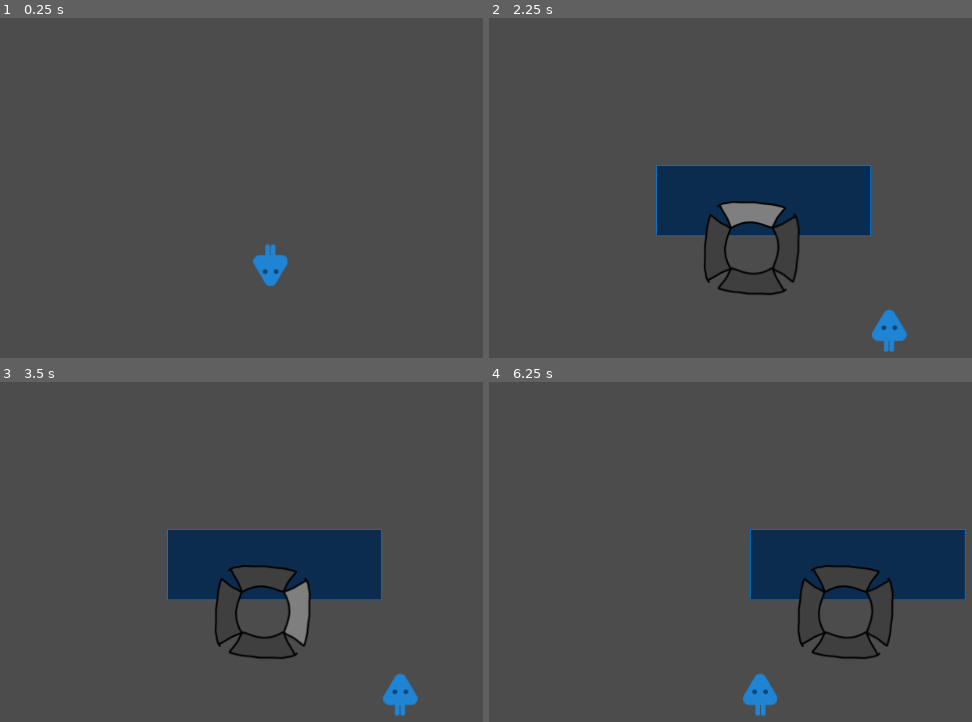
Above: before the commit, frames 1-4 (two rows, left to right).
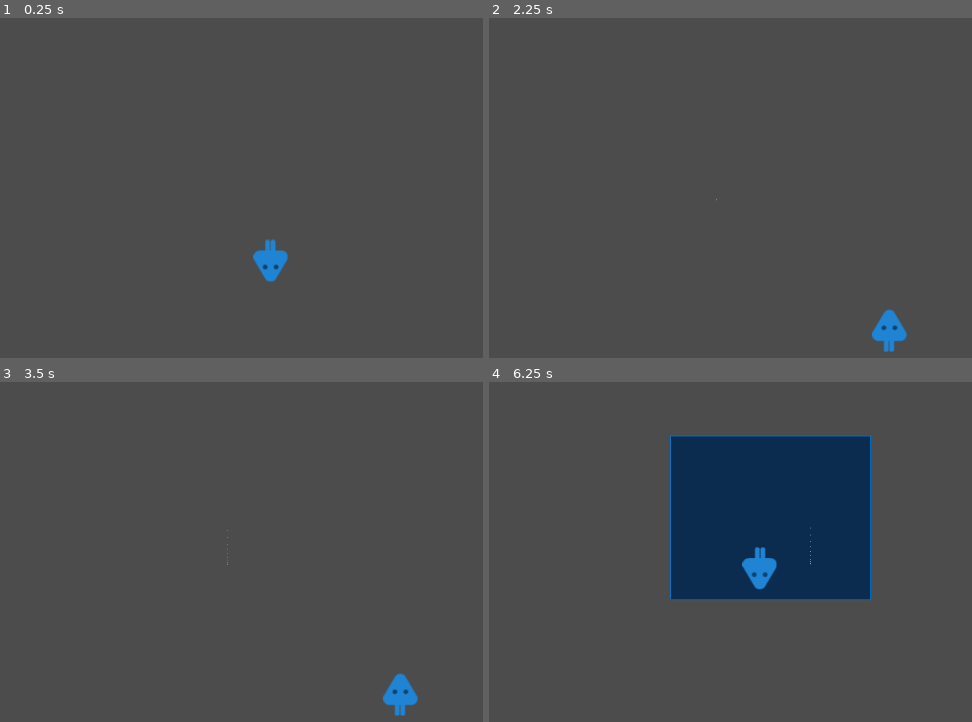
Above: after the commit, the same moments.

Repository: ojas-sanghi/FBLA-puzzle
Game: Godot game, scene res://src/TestScene.tscn
Two runs of this game, one before a commit and one after it. Both use one fixed random seed, a clock stepped at 60 frames per second and the inputs below.
Inputs (mouse positions are in pixels of both pictures, inside the frame that each line leads up to):
- Up to frame 1 (0.25 s): no input
- Up to frame 2 (2.25 s): move the mouse to (outside the picture) at 0.52 s; hold D (move_right) 0.53-1.25 s; hold Space (jump) 0.53-1.25 s; click (outside the picture) at 0.67 s; drag from (730, 150) to (851, 222) at 1.27 s; click (749, 215) at 2 s
- Up to frame 3 (3.5 s): click (294, 613) at 2.77 s
- Up to frame 4 (6.25 s): click (749, 643) at 3.52 s; click (720, 613) at 4.27 s; tap Enter at 5 s; move the mouse to (967, 388) at 5.02 s; hold A (move_left) 5.03-5.75 s; hold Space (jump) 5.03-5.75 s; drag from (851, 586) to (648, 419) at 5.77 s

The runs differ from the first frame. In frame 1, 0.3% of the frame differs, in the area x 52-60%, y 65-79%; in frame 2, 9.5%; in frame 3, 9.5%; in frame 4, 22%, in the area x 37-99%, y 15-99%.
Error after the commit: Attempt to call function 'queue_free' in base 'previously freed instance' on a null instance. (res://src/GravitySelect/DragSelect.gd:26)

Commit message:
New player-antigravity interaction code

Diff:
--- a/project.godot
+++ b/project.godot
@@ -63,6 +63,7 @@
 "deadzone": 0.5,
 "events": [ Object(InputEventKey,"resource_local_to_scene":false,"resource_name":"","device":0,"alt":false,"shift":false,"control":false,"meta":false,"command":false,"pressed":false,"scancode":32,"unicode":0,"echo":false,"script":null)
 , Object(InputEventKey,"resource_local_to_scene":false,"resource_name":"","device":0,"alt":false,"shift":false,"control":false,"meta":false,"command":false,"pressed":false,"scancode":87,"unicode":0,"echo":false,"script":null)
+, Object(InputEventKey,"resource_local_to_scene":false,"resource_name":"","device":0,"alt":false,"shift":false,"control":false,"meta":false,"command":false,"pressed":false,"scancode":16777232,"unicode":0,"echo":false,"script":null)
  ]
 }
 
--- a/src/Actors/Actor.gd
+++ b/src/Actors/Actor.gd
@@ -4,7 +4,7 @@
 # Both the Player and Enemy inherit this scene as they have shared behaviours such as
 # speed and are affected by gravity.
 export var speed = Vector2(400.0, 700.0)
-export var gravity = 1800.0
+export var gravity = 1600
 
 const FLOOR_NORMAL = Vector2.UP
 
@@ -20,23 +20,23 @@
 # _physics_process is called after the inherited _physics_process function.
 # This allows the Player and Enemy scenes to be affected by gravity.
 func _physics_process(delta):
-	if not in_antigravity:
-		_velocity.y += gravity * delta
-	else:
+	# apply custom rules if in antigravity
+	# otherwise just add gravity
+	if in_antigravity:
 		if antigravity_direction == "up":
-			_velocity.y += -gravity * delta
-		elif antigravity_direction == "right":
-			_velocity.x += gravity * delta
-		# it's the same as the if statement but idk
+			_velocity.y += -980 * delta
+
 		elif antigravity_direction == "down":
 			_velocity.y += gravity * delta
-		elif antigravity_direction == "left":
-			_velocity.x += -gravity * delta
+
+		# antigravity for left and right for player are handled in movement code
+		# calculate_move_velocity() in Player.gd
+	else:
+		_velocity.y += gravity * delta
 
 func _on_entered_antigravity(direction: String, body: Node):
 	if self != body:
 		return
-#	_velocity.y = 0
 	in_antigravity = true
 	antigravity_direction = direction
 
--- a/src/Actors/Player.gd
+++ b/src/Actors/Player.gd
@@ -22,7 +22,7 @@
 	if in_antigravity:
 		is_snapping = Vector2(0, 0)
 	_velocity = move_and_slide_with_snap(
-		_velocity, is_snapping, FLOOR_NORMAL, true, 4,  0.9, true
+		_velocity, is_snapping, FLOOR_NORMAL, true, 4,  0.9, false
 	)
 	# When the character’s direction changes, we want to to scale the Sprite accordingly to flip it.
 	# This will make Robi face left or right depending on the direction you move.
@@ -51,10 +51,18 @@
 	):
 	var velocity = linear_velocity
 	velocity.x = speed.x * direction.x
+
 	if direction.y != 0.0:
 		velocity.y = speed.y * direction.y
 	if is_jump_interrupted:
 		velocity.y = 0.0
+
+	if in_antigravity:
+		if antigravity_direction == "right":
+			velocity = Vector2(speed.x, 0)
+		elif antigravity_direction == "left":
+			velocity = Vector2(-speed.x, 0)
+
 	return velocity
 
 
--- a/src/GravitySelect/GravitySelector.tscn
+++ b/src/GravitySelect/GravitySelector.tscn
@@ -69,3 +69,7 @@
 __meta__ = {
 "_edit_use_anchors_": false
 }
+[connection signal="pressed" from="Up" to="." method="_on_Up_pressed"]
+[connection signal="pressed" from="Right" to="." method="_on_Right_pressed"]
+[connection signal="pressed" from="Down" to="." method="_on_Down_pressed"]
+[connection signal="pressed" from="Left" to="." method="_on_Left_pressed"]
--- a/src/PhysicsObjects/PhysicsObject.gd
+++ b/src/PhysicsObjects/PhysicsObject.gd
@@ -19,12 +19,10 @@
 		"left":
 			linear_velocity.y = 0
 			applied_force = Vector2(-150, 0)
-#			linear_velocity = Vector2(-150, 0)
 			gravity_scale = 0
 		"right":
 			linear_velocity.y = 0
 			applied_force = Vector2(150, 0)
-#			linear_velocity = Vector2(150, 0)
 			gravity_scale = 0
 
 func _on_exited_antigravity(body: Node):
--- a/src/TestScene.tscn
+++ b/src/TestScene.tscn
@@ -46,7 +46,7 @@
 position = Vector2( 317.5, 405.695 )
 
 [node name="Box" parent="." instance=ExtResource( 4 )]
-position = Vector2( 151.63, 362.52 )
+position = Vector2( 46.9781, 98.0621 )
 
 [node name="Ball" parent="." instance=ExtResource( 2 )]
 position = Vector2( 862.76, 362.52 )
